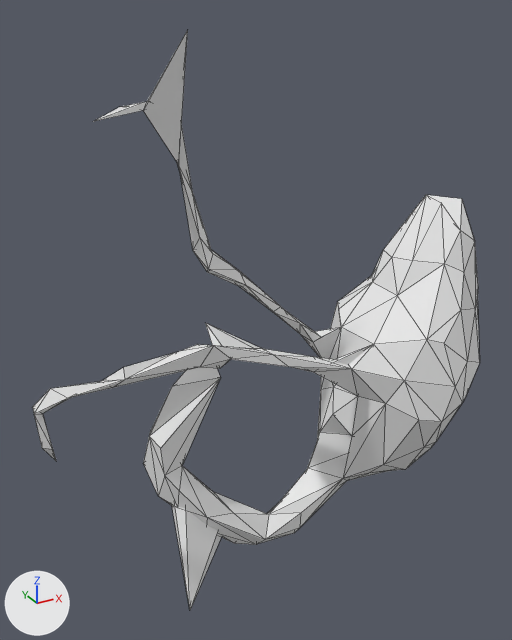
The OBJ model mesh_cnn/checkpoints/shrec16/meshes/T131_1.obj: old version first, new version second.
One viewpoint serves both versions: a 50 mm lens placed at (-1.011, -1.403, 0.89), pointed at (-0.231, 0.014, 0.181). Arrows for +X, +Y and +Z are at lower left; the lights stay in place. Mesh edges are drawn as thin lines. Where no turn or scale is listed for an object, it has been applied to the vertices.

Names of what the first picture shows: 'T131_1'.
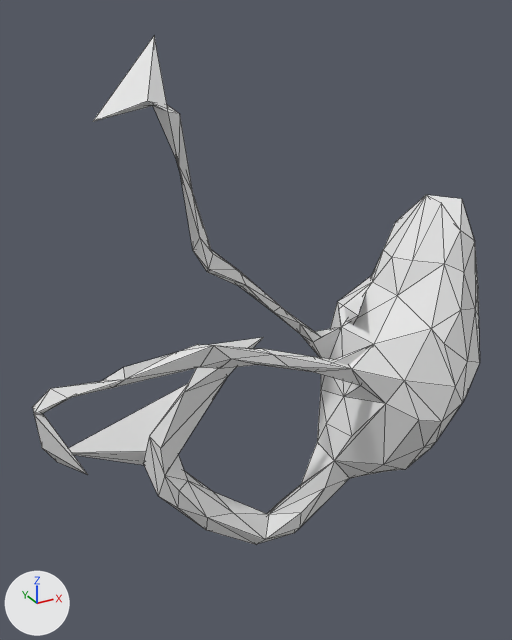
Diff of the bpy script that builds the scene:
```diff
--- a/mesh_cnn/checkpoints/shrec16/meshes/T131_1.obj.py
+++ b/mesh_cnn/checkpoints/shrec16/meshes/T131_1.obj.py
@@ me_t131_1 @@
 # used by ob_t131_1; location = (0.0, 0.0, 0.0)
 # verts and faces of me_t131_1; kept vertices keep their numbers, new ones are numbered from 202
 # before: 201 (-0.789, -0.15, 0.078) at pixel (52, 449)
-me_t131_1.from_pydata(...)  # 202 vertices, 400 faces; spans x -0.807..0.451, y -0.235..0.221, z -0.489..0.851
+me_t131_1.from_pydata(...)  # 202 vertices, 400 faces; spans x -0.807..0.522, y -0.399..0.331, z -0.489..0.832
+# me_t131_1 part 1
+# 16 vertices are removed from x -0.494..0.315, y -0.104..0.098, z -0.474..0.364
+# 79 faces are deleted
+# 7 vertices move from x -0.525..0.427, y -0.187..0.208, z -0.452..0.171 to x -0.704..0.522, y -0.166..0.331, z -0.341..0.162
+# 15 vertices are added at x -0.45..0.36, y -0.107..0.113, z -0.47..0.391
+# 77 new faces join them
+# me_t131_1 part 2
+# 2 vertices are removed from x -0.471..-0.383, y 0.025..0.072, z 0.692..0.851
+# 8 faces are deleted
+# 3 vertices are added at (-0.416, 0.07, 0.685), (-0.357, 0.28, 0.832), (-0.44, 0.095, 0.698)
+# 10 new faces join them
+# me_t131_1 part 3
+verts[201] = (-0.781, -0.399, 0.172)  # moved, pixel (87, 474)
```

Changed parts and their boxes [x1, y1, x2, y2] in the pictures (512 x 640 px; the box of a moved part takes in the faces that stretch with it):
'T131_1', reshaped (12% shorter): before [32, 30, 480, 610]; after [32, 36, 480, 544]
part 1 of me_t131_1, moved or reshaped: before [149, 195, 480, 610]; after [69, 195, 480, 527]
part 2 of me_t131_1, moved or reshaped: before [93, 30, 188, 165]; after [93, 36, 180, 165]
part 3 of me_t131_1, moved or reshaped: before [34, 414, 57, 462]; after [34, 414, 87, 474]
